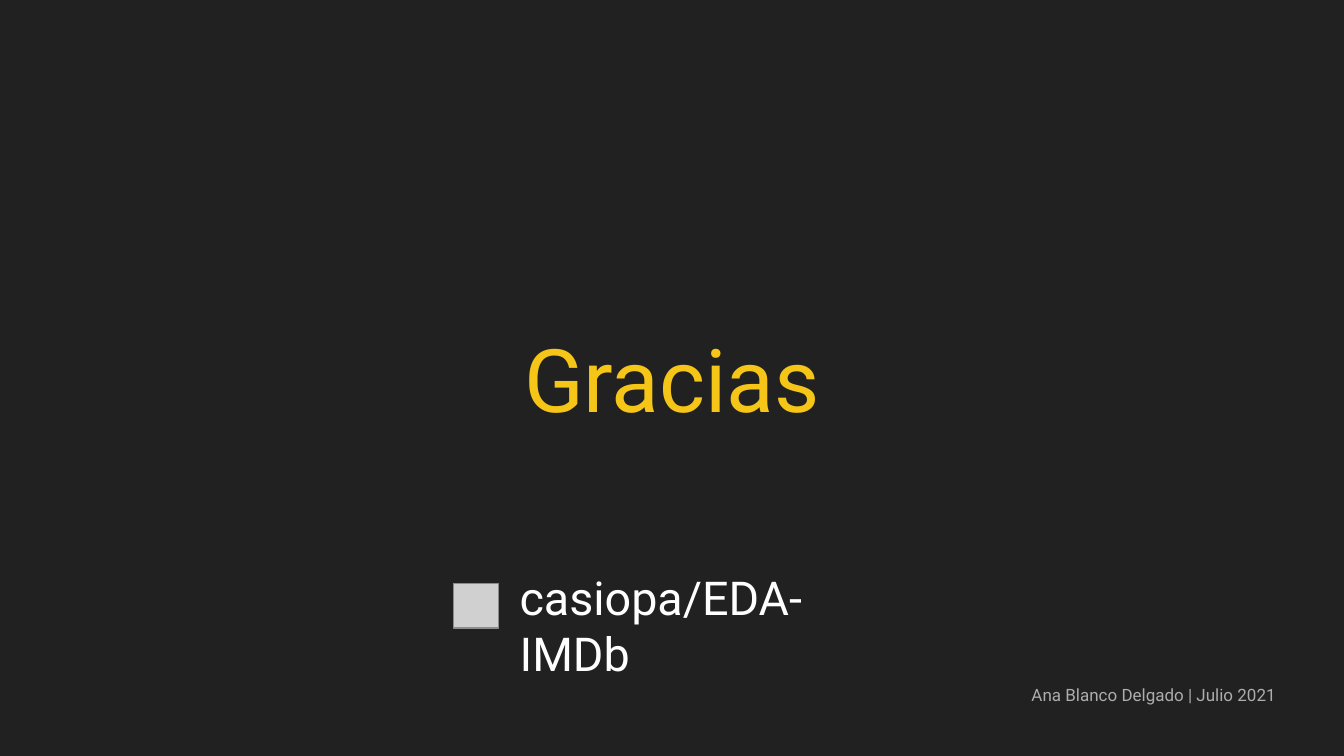
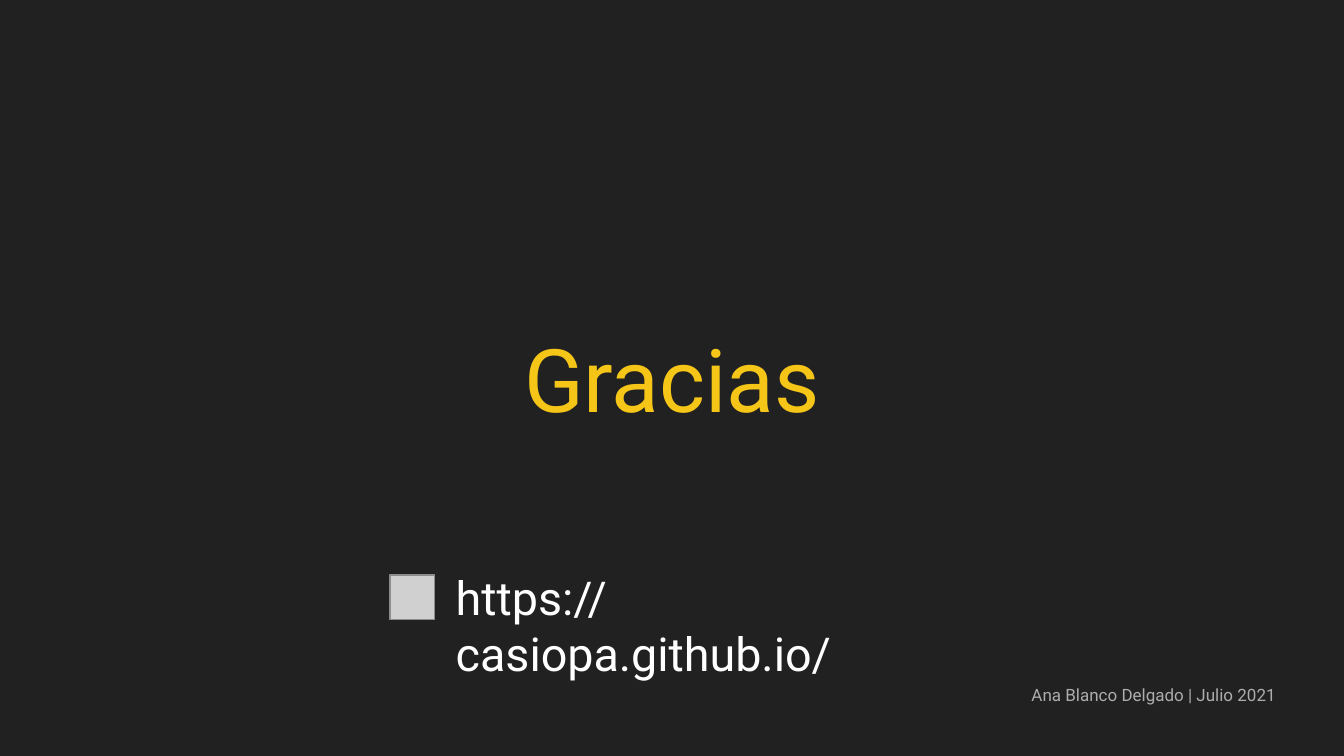
Before and after one commit to casiopa/EDA-IMDb, a slide deck: slide 17 of Presentación Público, crítica y taquilla en IMDb.pptx (slide 21 before the commit). Drawn at 1344x756 pixels with LibreOffice and Linux fonts; fonts in the diff are those of the drawing; grey boxes stand for pictures. Boxes give left, top, right and bottom in pixels: in the first picture for what was removed or moved away, otherwise in the second. Text is boxed around its words. In the diff, an @@ line names an element or a change of style, - is before the commit and + after.

Commit message:
Update presentation

```diff
--- a/Presentación Público, crítica y taquilla en IMDb.pptx
+++ b/Presentación Público, crítica y taquilla en IMDb.pptx
@@ picture: place and size @@
-picture at (454,583,499,628)
+picture at (390,575,434,620)
@@ text at (456,580,831,681): text changed @@
-casiopa/EDA-IMDb
+https://casiopa.github.io/
```
Also in this commit, not shown: 1 slide added, 5 slides removed, 1 other file.
